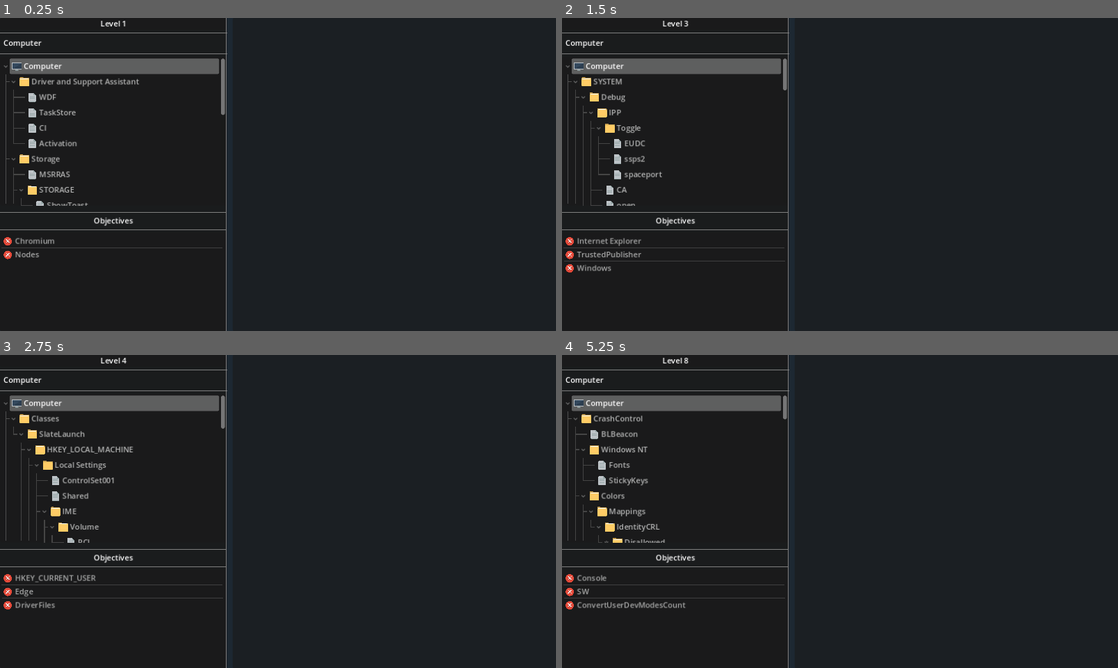
Above: before the commit, frames 1-4 (two rows, left to right).
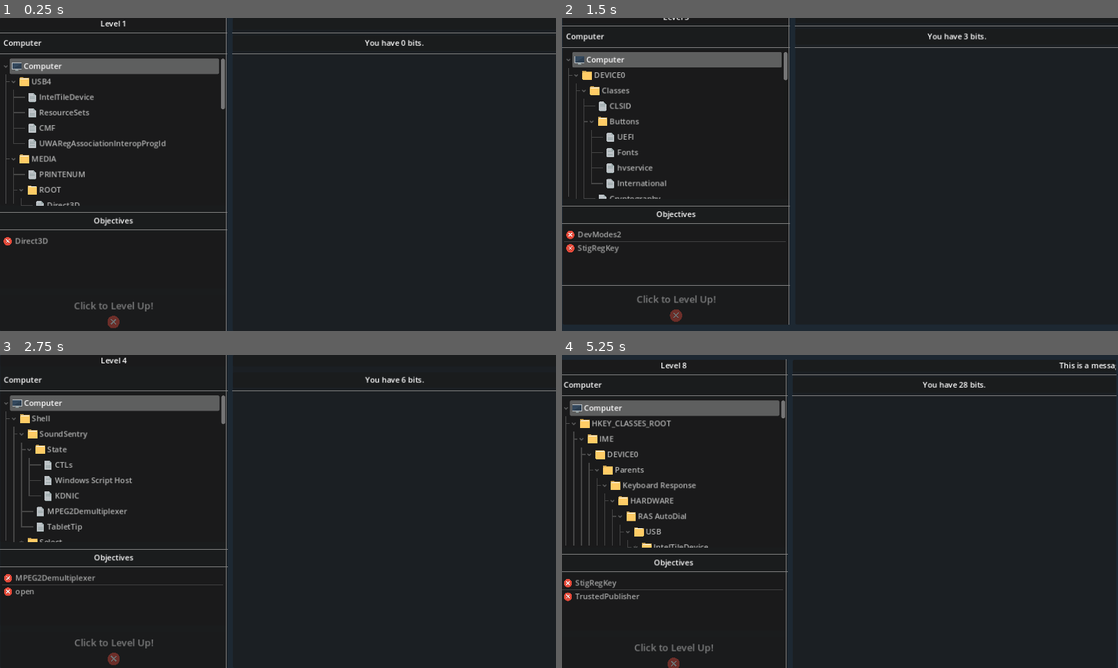
Above: after the commit, the same moments.

Repository: WoodyPython/Folder-Opener
Game: Godot game, scene res://main.tscn
Same seed, same stepped clock (60 frames per second), same inputs: the game is played once before the commit and once after it.
Inputs:
- Up to frame 1 (0.25 s): no input
- Up to frame 2 (1.5 s): tap Enter at 0.5 s; hold N (newTree) 0.53-1.28 s; tap N (newTree) at 1.35 s
- Up to frame 3 (2.75 s): hold N (newTree) from 2.03 s (still down)
- Up to frame 4 (5.25 s): release N (newTree) at 2.78 s; tap N (newTree) at 2.85, 4.35 s; hold N (newTree) 3.53-4.28 s; hold N (newTree) from 5.03 s (still down)

The runs differ from the first frame. In frame 1, 1.9% of the frame differs, in the area x 0-100%, y 4-100%; in frame 2, 6.6%; in frame 3, 2.9%; in frame 4, 7.0%, in the area x 0-100%, y 0-100%.

Commit message:
started right side

Diff:
--- a/FolderTree.gd
+++ b/FolderTree.gd
@@ -4,7 +4,10 @@
 var rng = RandomNumberGenerator.new();
 var maxLevel;
 var totalFolders;
+var totalFiles;
+
 var objectives;
+var objNames = [];
 
 @onready var nameFile = "res://Folder_Names.txt";
 @onready var nameFileRare = "res://Folder_Names_Rare.txt";
@@ -20,9 +23,6 @@
 	noise.seed = rng.randi_range(-9999, 9999);
 	noise.fractal_octaves = 4;
 	noise.frequency = 1.0 / 10.0;
-
-	folderNames = loadFile(nameFile);
-	folderNamesRare = loadFile(nameFileRare);
 
 
 func loadFile(file):
@@ -48,6 +48,18 @@
 	var root = self.create_item();
 	root.set_text(0, "Computer");
 
+	totalFiles = [];
+	var objCount = ceil(log(maxLevel+1) / log(3));
+	objNames = [];
+
+	folderNames = loadFile(nameFile);
+	folderNamesRare = loadFile(nameFileRare);
+
+	for i in objCount:
+		var index = randi() % folderNames.size();
+		objNames.append(folderNames[index]);
+		folderNames.remove_at(index);
+
 	appendTree(level, root, "flat");
 	#root.set_collapsed_recursive(true);
 
@@ -56,22 +68,20 @@
 	root.set_icon(0, preload("res://Textures/ComputerIcon.png"));
 
 	objectives = [];
-	var objCount = ceil(log(maxLevel+1) / log(2));
 	for i in objCount:
-		createObjective(root);
+		createObjective();
 	emit_signal("showObjectives", objectives);
 	root.select(0);
 
 
 func appendTree(level, root, type):
-	if(totalFolders >= maxLevel * 4):
+	if(totalFolders >= maxLevel * 5):
 		return;
 	if(level <= 0):
 		return;
 
 	#noise.seed = rng.randi_range(-9999, 9999);
 	var noiseValue = abs(noise.get_noise_1d(level));
-	#print(noiseValue);
 	var maxRange = round(noiseValue * 4 * (maxLevel - level + 2));
 
 	if(type == "flat"):
@@ -88,15 +98,16 @@
 	if(level + 1 >= maxLevel):
 		repeatNum += 1;
 
-	#print(str(maxRange) + " " + str(repeatNum) + " " + type);
 	#repeatNum = clamp(repeatNum, 1, maxLevel/4+1);
 	if(repeatNum > 0):
 		totalFolders += 1;
+		totalFiles.erase(root);
 
 	for i in repeatNum:
 		var child = self.create_item(root);
 		child.get_parent().set_icon(0, preload("res://Textures/FolderIcon.png"));
 		child.set_icon(0, preload("res://Textures/FileIcon.png"));
+		totalFiles.append(child);
 
 		var moveOnChance = rng.randf_range(-1 * maxLevel, level);
 		if(level + 2 >= maxLevel):
@@ -112,6 +123,8 @@
 
 		if(folderNames.size() == 0):
 			folderNames = loadFile(nameFile);
+			for name in objNames:
+				folderNames.remove_at(folderNames.find(name));
 		if(folderNamesRare.size() == 0):
 			folderNamesRare = loadFile(nameFileRare);
 
@@ -157,13 +170,18 @@
 
 	return newType;
 
-func createObjective(parent):
-	if(parent.get_child_count() == 0):
-		if(!objectives.has(parent)):
-			objectives.append(parent);
+func createObjective():
+	if(totalFiles.is_empty()):
 		return;
+	var file = totalFiles.pick_random();
+	totalFiles.erase(file);
+	file.set_text(0, objNames.pop_front());
+	objectives.append(file);
 
-	createObjective(parent.get_children().pick_random());
 
 func _on_cell_selected():
 	emit_signal("updateDirectory", get_selected(), objectives);
+
+
+func _on_item_activated():
+	get_selected().collapsed = !get_selected().collapsed;
--- a/LeftDisplay.gd
+++ b/LeftDisplay.gd
@@ -42,8 +42,6 @@
 		if(!completedObjectives.has(selected)):
 			completedObjectives.append(selected);
 		update_objectives(objectives);
-		if(completedObjectives.size() == objectives.size()):
-			emit_signal("nextLevel");
 
 
 func getDirectory(selected):
@@ -58,3 +56,8 @@
 
 func _on_folder_tree_show_objectives(objectives):
 	update_objectives(objectives);
+
+
+
+func _on_level_complete_btn_pressed():
+	emit_signal("nextLevel");
--- a/ObjectiveList.gd
+++ b/ObjectiveList.gd
@@ -1,12 +1,13 @@
 extends VBoxContainer
 
 @onready var list = %List
+@onready var button = %LevelCompleteBtn
 
 var objectives;
 
 # Called when the node enters the scene tree for the first time.
 func _ready():
-	pass
+	button.disabled = true;
 
 
 # Called every frame. 'delta' is the elapsed time since the previous frame.
@@ -16,6 +17,9 @@
 func update(completed, total):
 	list.clear();
 	var i = 0;
+	button.disabled = true;
+	button.icon = preload("res://Textures/NotFound.png");
+
 	for obj in total:
 		list.add_item(obj.get_text(0), null, false);
 		if(completed.has(obj)):
@@ -25,3 +29,7 @@
 			list.set_item_icon(i, preload("res://Textures/NotFound.png"));
 		i += 1;
 	list.set_fixed_icon_size(Vector2i(20, 20));
+
+	if(completed.size() == total.size()):
+		button.disabled = false;
+		button.icon = preload("res://Textures/Found.png");
--- /dev/null
+++ b/RightDisplay.gd
@@ -0,0 +1,48 @@
+extends PanelContainer
+
+@onready var bit_display = %"Bit Display"
+@onready var news_display = %"News Display"
+
+@onready var rng = RandomNumberGenerator.new();
+
+var newsList;
+var newsTextI;
+var currentNews;
+var newsSpeed;
+
+# Called when the node enters the scene tree for the first time.
+func _ready():
+	newsList = ["This is a message...", "Testing Testing", "Hello!"];
+	newsTextI = -500;
+	pickNews();
+
+
+# Called every frame. 'delta' is the elapsed time since the previous frame.
+func _process(delta):
+
+	news_display.set_text(currentNews);
+	newsTextI = lerp(float(newsTextI), float(newsTextI + delta*5), newsSpeed);
+
+	news_display.set_position(Vector2(newsTextI*-1, 0.0));
+
+	if(newsTextI >= 1500):
+		pickNews();
+		newsTextI = -500;
+
+
+func display_bits(bits):
+	if(bits == 1):
+		bit_display.set_text("You have " + str(bits) + " bit.");
+	else:
+		bit_display.set_text("You have " + str(bits) + " bits.");
+
+func pickNews():
+	newsSpeed = rng.randf_range(8, 35);
+	var oldNews = currentNews;
+	if(oldNews != null):
+		newsList.erase(oldNews);
+
+	currentNews = newsList.pick_random();
+
+	if(oldNews != null):
+		newsList.append(oldNews);
--- a/left_display.tscn
+++ b/left_display.tscn
@@ -1,8 +1,9 @@
-[gd_scene load_steps=4 format=3 uid="uid://dqxjpxxvtg1jh"]
+[gd_scene load_steps=5 format=3 uid="uid://dqxjpxxvtg1jh"]
 
 [ext_resource type="Script" path="res://LeftDisplay.gd" id="1_0j0bb"]
 [ext_resource type="Script" path="res://FolderTree.gd" id="2_hn658"]
 [ext_resource type="Script" path="res://ObjectiveList.gd" id="3_g4rw5"]
+[ext_resource type="Texture2D" uid="uid://c325fwhngiwgv" path="res://Textures/NotFound.png" id="4_bve7x"]
 
 [node name="Left Display" type="PanelContainer"]
 anchors_preset = 15
@@ -13,14 +14,14 @@
 size_flags_horizontal = 0
 script = ExtResource("1_0j0bb")
 
-[node name="HBoxContainer" type="VBoxContainer" parent="."]
+[node name="VBoxContainer" type="VBoxContainer" parent="."]
 layout_mode = 2
 
-[node name="PanelContainer" type="PanelContainer" parent="HBoxContainer"]
+[node name="PanelContainer" type="PanelContainer" parent="VBoxContainer"]
 layout_mode = 2
 size_flags_vertical = 0
 
-[node name="Level Display" type="Label" parent="HBoxContainer/PanelContainer"]
+[node name="Level Display" type="Label" parent="VBoxContainer/PanelContainer"]
 unique_name_in_owner = true
 layout_mode = 2
 size_flags_horizontal = 4
@@ -28,36 +29,37 @@
 horizontal_alignment = 1
 vertical_alignment = 1
 
-[node name="HSeparator" type="HSeparator" parent="HBoxContainer"]
+[node name="HSeparator" type="HSeparator" parent="VBoxContainer"]
 layout_mode = 2
 
-[node name="ScrollContainer" type="ScrollContainer" parent="HBoxContainer"]
+[node name="ScrollContainer" type="ScrollContainer" parent="VBoxContainer"]
 layout_mode = 2
 vertical_scroll_mode = 0
 
-[node name="Margin Container" type="MarginContainer" parent="HBoxContainer/ScrollContainer"]
+[node name="Margin Container" type="MarginContainer" parent="VBoxContainer/ScrollContainer"]
 layout_mode = 2
 size_flags_horizontal = 3
 size_flags_vertical = 3
 theme_override_constants/margin_left = 7
 theme_override_constants/margin_right = 7
 
-[node name="Directory Display" type="Label" parent="HBoxContainer/ScrollContainer/Margin Container"]
+[node name="Directory Display" type="Label" parent="VBoxContainer/ScrollContainer/Margin Container"]
 unique_name_in_owner = true
 layout_mode = 2
 size_flags_horizontal = 0
 vertical_alignment = 1
 
-[node name="HSeparator2" type="HSeparator" parent="HBoxContainer"]
+[node name="HSeparator2" type="HSeparator" parent="VBoxContainer"]
 layout_mode = 2
 
-[node name="VSplitContainer" type="VSplitContainer" parent="HBoxContainer"]
+[node name="VSplitContainer" type="VSplitContainer" parent="VBoxContainer"]
 layout_mode = 2
 size_flags_vertical = 3
 split_offset = 30
 
-[node name="FolderTree" type="Tree" parent="HBoxContainer/VSplitContainer"]
+[node name="FolderTree" type="Tree" parent="VBoxContainer/VSplitContainer"]
 unique_name_in_owner = true
+z_as_relative = false
 layout_mode = 2
 size_flags_horizontal = 3
 size_flags_vertical = 3
@@ -77,33 +79,29 @@
 enable_recursive_folding = false
 script = ExtResource("2_hn658")
 
-[node name="ScrollContainer" type="ScrollContainer" parent="HBoxContainer/VSplitContainer"]
-layout_mode = 2
-size_flags_vertical = 3
-
-[node name="ObjectiveList" type="VBoxContainer" parent="HBoxContainer/VSplitContainer/ScrollContainer"]
+[node name="ObjectiveList" type="VBoxContainer" parent="VBoxContainer/VSplitContainer"]
 unique_name_in_owner = true
 layout_mode = 2
 size_flags_horizontal = 3
 size_flags_vertical = 3
 script = ExtResource("3_g4rw5")
 
-[node name="HSeparator2" type="HSeparator" parent="HBoxContainer/VSplitContainer/ScrollContainer/ObjectiveList"]
+[node name="HSeparator2" type="HSeparator" parent="VBoxContainer/VSplitContainer/ObjectiveList"]
 layout_mode = 2
 
-[node name="Label" type="Label" parent="HBoxContainer/VSplitContainer/ScrollContainer/ObjectiveList"]
+[node name="Label" type="Label" parent="VBoxContainer/VSplitContainer/ObjectiveList"]
 layout_mode = 2
 size_flags_horizontal = 3
 size_flags_vertical = 0
 text = "Objectives"
 horizontal_alignment = 1
 
-[node name="HSeparator" type="HSeparator" parent="HBoxContainer/VSplitContainer/ScrollContainer/ObjectiveList"]
+[node name="HSeparator" type="HSeparator" parent="VBoxContainer/VSplitContainer/ObjectiveList"]
 layout_mode = 2
 size_flags_horizontal = 3
 size_flags_vertical = 4
 
-[node name="List" type="ItemList" parent="HBoxContainer/VSplitContainer/ScrollContainer/ObjectiveList"]
+[node name="List" type="ItemList" parent="VBoxContainer/VSplitContainer/ObjectiveList"]
 unique_name_in_owner = true
 layout_mode = 2
 size_flags_vertical = 3
@@ -115,6 +113,25 @@
 item_0/text = ""
 item_0/selectable = false
 
-[connection signal="cell_selected" from="HBoxContainer/VSplitContainer/FolderTree" to="HBoxContainer/VSplitContainer/FolderTree" method="_on_cell_selected"]
-[connection signal="showObjectives" from="HBoxContainer/VSplitContainer/FolderTree" to="." method="_on_folder_tree_show_objectives"]
-[connection signal="updateDirectory" from="HBoxContainer/VSplitContainer/FolderTree" to="." method="_on_folder_tree_update_directory"]
+[node name="HSeparator3" type="HSeparator" parent="VBoxContainer/VSplitContainer/ObjectiveList"]
+layout_mode = 2
+
+[node name="LevelCompleteBtn" type="Button" parent="VBoxContainer/VSplitContainer/ObjectiveList"]
+unique_name_in_owner = true
+clip_contents = true
+custom_minimum_size = Vector2(0, 75)
+layout_mode = 2
+theme_override_constants/icon_max_width = 30
+theme_override_font_sizes/font_size = 20
+disabled = true
+text = "Click to Level Up!"
+icon = ExtResource("4_bve7x")
+icon_alignment = 1
+vertical_icon_alignment = 2
+expand_icon = true
+
+[connection signal="cell_selected" from="VBoxContainer/VSplitContainer/FolderTree" to="VBoxContainer/VSplitContainer/FolderTree" method="_on_cell_selected"]
+[connection signal="item_activated" from="VBoxContainer/VSplitContainer/FolderTree" to="VBoxContainer/VSplitContainer/FolderTree" method="_on_item_activated"]
+[connection signal="showObjectives" from="VBoxContainer/VSplitContainer/FolderTree" to="." method="_on_folder_tree_show_objectives"]
+[connection signal="updateDirectory" from="VBoxContainer/VSplitContainer/FolderTree" to="." method="_on_folder_tree_update_directory"]
+[connection signal="pressed" from="VBoxContainer/VSplitContainer/ObjectiveList/LevelCompleteBtn" to="." method="_on_level_complete_btn_pressed"]
--- a/main.gd
+++ b/main.gd
@@ -1,9 +1,16 @@
 extends Node
 
 var level;
+var bits;
+var shake = 0.0;
+@export var RANDOM_SHAKE_STRENGTH = 30.0;
+@export var SHAKE_DECAY = 5.0;
 
-@onready var left_display = %"Left Display"
+@onready var left_display = %"Left Display";
+@onready var right_display  = %"Right Display";
+@onready var camera = %Camera;
 
+@onready var rand = RandomNumberGenerator.new();
 
 
 # Called when the node enters the scene tree for the first time.
@@ -13,12 +20,16 @@
 func start():
 
 	level = 1;
+	bits = 0;
 	left_display.tree_create(level);
+	right_display.display_bits(bits);
 
 # Called every frame. 'delta' is the elapsed time since the previous frame.
 func _process(delta):
 	update_level_display();
-	#pass
+
+	shake = lerp(shake, 0.0, SHAKE_DECAY * delta);
+	camera.offset = get_random_offset();
 
 #checks for a key press, if esc then quits the game
 func _input(event):
@@ -29,12 +40,24 @@
 
 func update_level_display():
 	left_display.set_level(level);
+	right_display.display_bits(bits);
 
 func nextLevel():
+	bits += level;
 	level += 1;
 	update_level_display();
 	left_display.tree_create(level);
 
+	camera_shake(1);
+
 
 func _on_left_display_next_level():
 	call_deferred("nextLevel");
+
+#resets the shake value, causing screen to shake again
+func camera_shake(percent):
+	shake = RANDOM_SHAKE_STRENGTH * percent;
+
+#gets the random offset based on current shake
+func get_random_offset():
+	return Vector2(rand.randf_range(-shake, shake), rand.randf_range(-shake, shake));
--- a/main.tscn
+++ b/main.tscn
@@ -1,7 +1,8 @@
-[gd_scene load_steps=3 format=3 uid="uid://s6sxwfrcp2xr"]
+[gd_scene load_steps=4 format=3 uid="uid://s6sxwfrcp2xr"]
 
 [ext_resource type="Script" path="res://main.gd" id="1_rsypr"]
 [ext_resource type="PackedScene" uid="uid://dqxjpxxvtg1jh" path="res://left_display.tscn" id="2_40uq8"]
+[ext_resource type="PackedScene" uid="uid://c4wieuvlxnlob" path="res://right_display.tscn" id="3_1p2qf"]
 
 [node name="Main" type="Node"]
 script = ExtResource("1_rsypr")
@@ -32,9 +33,12 @@
 layout_mode = 2
 size_flags_horizontal = 8
 
-[node name="Right Display" type="PanelContainer" parent="HBoxContainer/HSplitContainer"]
+[node name="Right Display" parent="HBoxContainer/HSplitContainer" instance=ExtResource("3_1p2qf")]
+unique_name_in_owner = true
 layout_mode = 2
-size_flags_horizontal = 3
-size_flags_vertical = 3
+
+[node name="Camera" type="Camera2D" parent="."]
+unique_name_in_owner = true
+anchor_mode = 0
 
 [connection signal="nextLevel" from="HBoxContainer/HSplitContainer/PanelContainer/Left Display" to="." method="_on_left_display_next_level"]
--- /dev/null
+++ b/right_display.tscn
@@ -0,0 +1,50 @@
+[gd_scene load_steps=2 format=3 uid="uid://c4wieuvlxnlob"]
+
+[ext_resource type="Script" path="res://RightDisplay.gd" id="1_hpkwl"]
+
+[node name="Right Display" type="PanelContainer"]
+anchors_preset = 15
+anchor_right = 1.0
+anchor_bottom = 1.0
+grow_horizontal = 2
+grow_vertical = 2
+size_flags_horizontal = 3
+size_flags_vertical = 3
+script = ExtResource("1_hpkwl")
+
+[node name="VBoxContainer" type="VBoxContainer" parent="."]
+layout_mode = 2
+
+[node name="News Panel" type="PanelContainer" parent="VBoxContainer"]
+clip_contents = true
+layout_mode = 2
+
+[node name="News Display" type="Label" parent="VBoxContainer/News Panel"]
+unique_name_in_owner = true
+layout_mode = 2
+size_flags_vertical = 1
+text = "News Message..."
+horizontal_alignment = 2
+clip_text = true
+
+[node name="HSeparator2" type="HSeparator" parent="VBoxContainer"]
+layout_mode = 2
+
+[node name="PanelContainer" type="PanelContainer" parent="VBoxContainer"]
+layout_mode = 2
+
+[node name="MarginContainer" type="MarginContainer" parent="VBoxContainer/PanelContainer"]
+layout_mode = 2
+theme_override_constants/margin_top = 4
+theme_override_constants/margin_bottom = 4
+
+[node name="Bit Display" type="Label" parent="VBoxContainer/PanelContainer/MarginContainer"]
+unique_name_in_owner = true
+layout_mode = 2
+size_flags_vertical = 1
+text = "You have x bits"
+horizontal_alignment = 1
+vertical_alignment = 1
+
+[node name="HSeparator" type="HSeparator" parent="VBoxContainer"]
+layout_mode = 2
Not shown, changed: Folder_Names.txt
Not shown, changed: Folder_Names_Rare.txt
Not shown, changed: icon.svg.import
